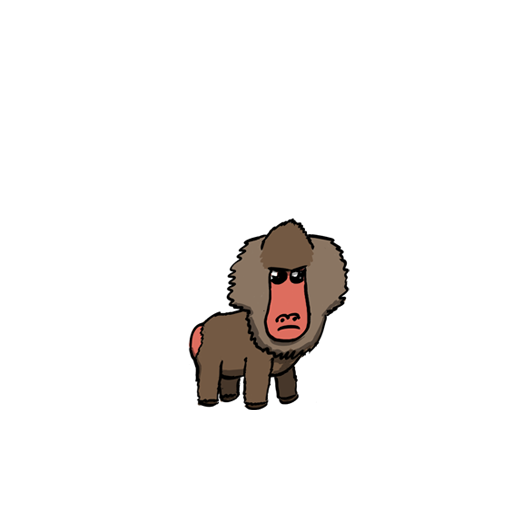
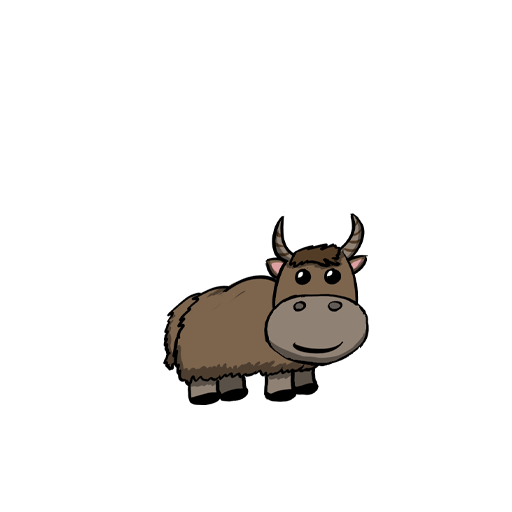
Comparing the layer stacks of the two 512 x 512 images. Changes:
hid "baboon" over [188, 218, 350, 410]
added layer "yak" above "cow" over [163, 211, 369, 405]
